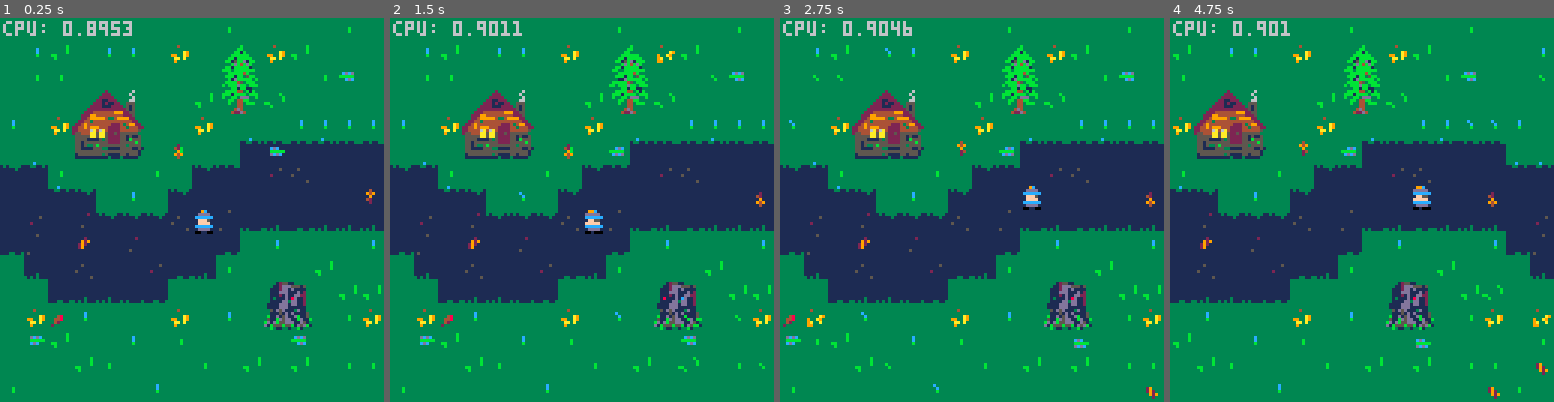
Above: before the commit, frames 1-4 (left to right).
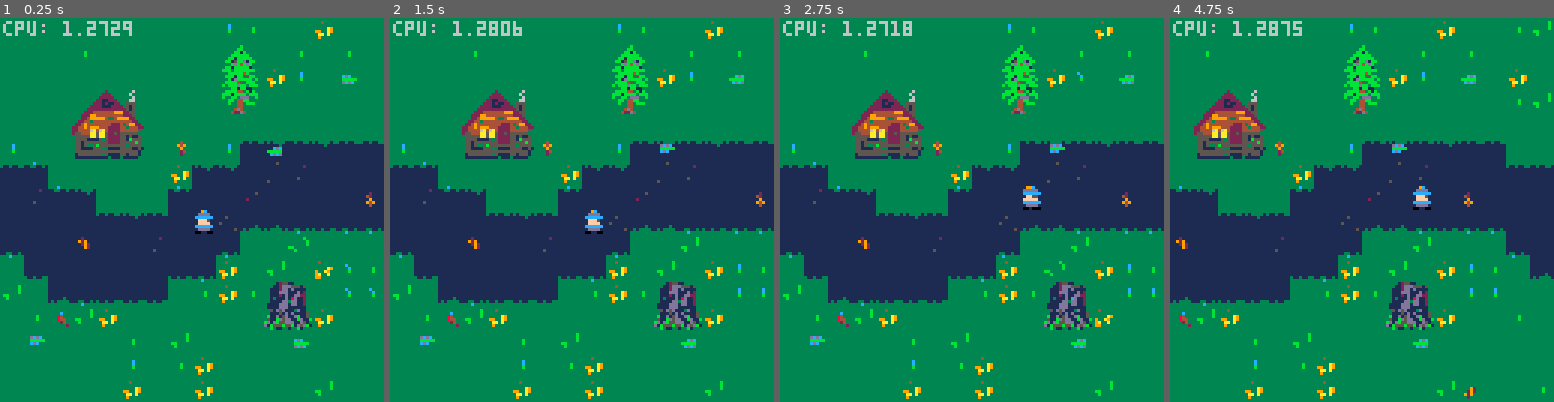
Above: after the commit, the same moments.

Repository: schoblaska/pico-8
Game: PICO-8 cartridge src/kaido.p8
Same seed, same stepped clock (60 frames per second), same inputs: the game is played once before the commit and once after it.
Inputs:
- Up to frame 1 (0.25 s): no input
- Up to frame 2 (1.5 s): tap X (X key) at 0.33, 1.07 s; tap O (Z key) at 0.7 s
- Up to frame 3 (2.75 s): hold Right 1.6-2.1 s; tap O (Z key) at 1.7, 2.1, 2.5 s; tap X (X key) at 1.85 s; hold Up 2.15-2.42 s; hold Right from 2.47 s (still down)
- Up to frame 4 (4.75 s): tap O (Z key) every 0.4 s from 2.9 to 4.5 s; tap X (X key) at 2.97, 4.08 s; release Right at 3.03 s; hold Left 3.08-3.58 s; hold Down 3.63-3.97 s; hold Right 4.02-4.68 s; hold Up from 4.73 s (still down)

The runs differ from the first frame. In frame 1, 4.3% of the frame differs, in the area x 0-100%, y 0-100%; in frame 2, 4.5%; in frame 3, 4.6%; in frame 4, 4.8%.

Commit message:
fill map noise

Diff:
--- a/src/kaido.p8
+++ b/src/kaido.p8
@@ -4,28 +4,34 @@
 
 -- kaido - by schoblaska
 -- music by gruber <3
---
 
 -- flags
 -- 0: tumbles (like a leaf)
 -- 1: sways (like grass)
 -- 2: overhangs (like a branch)
 -- 3: blocks (like a wall)
--- 4: grows (in grass)
--- 5: decorates path
--- 6: gusts (like wind)
+-- 4: is grass
+-- 5: is path
 
 function _init()
-  -- tweak btnp repeat delay
+  -- tweak btnp repeat delay (default: 4)
   poke(0x5f5d, 10)
 
-  mapwidth = 48
+  conf = {
+    mapwidth = 62,
+    grassfill = 20,
+    pathfill = 20
+  }
 
   sprites = {
     gust = 41,
     path = 32,
     grass = 16,
+    path_edges = { 33, 35, 37 },
+    path_fills = { 39, 40, 55, 56 },
+    grass_fills = { 1, 3, 5, 21 },
     leaves = {
+      -- TODO: store these as normal sprites and use spr instead of sspr?
       { x = 8, y = 8 },
       { x = 16, y = 8 },
       { x = 24, y = 8 },
@@ -36,6 +42,7 @@
 
   cam_offset = 0
 
+  -- TODO: store all these in a config table and make them percentages
   -- higher = slower wind
   windspeed = 50
   -- higher = fewer leaves
@@ -45,6 +52,8 @@
   -- higher = slower
   leafspeed = 50
 
+  fill_map()
+
   player = {
     x = 8,
     y = 8,
@@ -55,12 +64,13 @@
   gusts = {}
   leaves = {}
 
-  for n = 1, flr(mapwidth / 16) do
-    add(gusts, { x = flr(rnd(mapwidth)), speed = flr(rnd(10) + 3), mapx = flr(rnd(2) + 1) })
+  -- TODO: make more dynamic? gusts can change speed, die out, new gusts can start
+  for n = 1, flr(conf.mapwidth / 16) do
+    add(gusts, { x = flr(rnd(conf.mapwidth)), speed = flr(rnd(10) + 3), mapx = flr(rnd(2) + 1) })
   end
 
   -- TODO: replace with refresh_leaves()
-  for x = 0, mapwidth - 1 do
+  for x = 0, conf.mapwidth - 1 do
     for y = 0, 15 do
       if not fget(modmget(x, y), 3) and rnd(leafspawn / 6) < 1 then
         add(
@@ -76,13 +86,16 @@
     end
   end
 
-  -- music(39)
+  music(39)
 end
 
 function _update60()
+  local gusted = false
+
   for gust in all(gusts) do
     if rnd(windspeed) < gust.speed then
-      gust.x = (gust.x - 1) % mapwidth
+      gusted = true
+      gust.x = (gust.x - 1) % conf.mapwidth
     end
   end
 
@@ -106,12 +119,12 @@
   -- if cam_offset is greater than player.x, it means that the offset
   -- has "looped" around the map but the player has not
   -- subtracting mapwidth from cam_offset makes comparison easier
-  local mcam_offset = cam_offset > player.x and cam_offset - mapwidth or cam_offset
+  local mcam_offset = cam_offset > player.x and cam_offset - conf.mapwidth or cam_offset
 
   if mcam_offset + 5 > player.x then
-    cam_offset = (cam_offset - 1) % mapwidth
+    cam_offset = (cam_offset - 1) % conf.mapwidth
   elseif mcam_offset + 10 < player.x then
-    cam_offset = (cam_offset + 1) % mapwidth
+    cam_offset = (cam_offset + 1) % conf.mapwidth
   end
 
   update_leaves()
@@ -120,23 +133,22 @@
 function _draw()
   for x = 0, 15 do
     for y = 0, 15 do
-      local sprite = modmget(cam_offset + x, y)
-      local leaf = leaf_at(cam_offset + x, y)
+      local truex = cam_offset + x
+      local sprite = modmget(truex, y)
+      local leaf = leaf_at(truex, y) -- this lookup is ~50% of cpu usage
+
+      spr(sprites.grass, x * 8, y * 8)
 
       if fget(sprite, 5) then
         spr(sprites.path, x * 8, y * 8)
       end
 
-      if fget(sprite, 4) then
-        spr(sprites.grass, x * 8, y * 8)
-      end
-
-      if fget(sprite, 1) and is_gusting(x, y) then
-        spr(sprite + 1, x * 8, y * 8)
-      else
-        spr(sprite, x * 8, y * 8)
-      end
-
+      -- draw map sprite
+      local flip_path_edge = fget(sprite, 5) and not fget(modmget(truex, y + 1), 5)
+      local sway_offset = fget(sprite, 1) and is_gusting(x, y) and 1 or 0
+      spr(sprite + sway_offset, x * 8, y * 8, 1, 1, false, flip_path_edge)
+
+      -- draw leaf
       if leaf then
         sspr(
           leaf.sprite.x,
@@ -152,12 +164,14 @@
         )
       end
 
-      if player.x == (cam_offset + x) % mapwidth and player.y == y then
+      -- draw player
+      if player.x == truex % conf.mapwidth and player.y == y then
         palt(0, false)
         palt(11, true)
 
         if is_gusting(x, y) then
-          spr(sprites.player + 1, x * 8, y * 8, 1, 1, player.flip)
+          local offset = player.flip and 2 or 1
+          spr(sprites.player + offset, x * 8, y * 8, 1, 1, player.flip)
         else
           spr(sprites.player, x * 8, y * 8, 1, 1, player.flip)
         end
@@ -179,18 +193,41 @@
   print("cpu: " .. stat(1), 1, 1, 6)
 end
 
+function fill_map()
+  for x = 0, conf.mapwidth - 1 do
+    for y = 0, 15 do
+      if fget(modmget(x, y), 5) then
+        if not fget(modmget(x, y - 1), 5) or not fget(modmget(x, y + 1), 5) then
+          modmset(x, y, sample(sprites.path_edges))
+        elseif rnd(100) < conf.pathfill then
+          modmset(x, y, sample(sprites.path_fills))
+        end
+      end
+
+      if fget(modmget(x, y), 4) and rnd(100) < conf.grassfill then
+        modmset(x, y, sample(sprites.grass_fills))
+      end
+    end
+  end
+end
+
 function modmget(x, y)
-  local modx = x % mapwidth + 32
+  local modx = x % conf.mapwidth + 32
   return mget(modx, y)
 end
 
+function modmset(x, y, sprite)
+  local modx = x % conf.mapwidth + 32
+  return mset(modx, y, sprite)
+end
+
 function entity_move(self, dx, dy)
-  self.x = (self.x + dx) % mapwidth
+  self.x = (self.x + dx) % conf.mapwidth
   self.y += dy
 end
 
 function entity_at(entities, x, y)
-  local modx = x % mapwidth
+  local modx = x % conf.mapwidth
 
   for entity in all(entities) do
     if entity.x == modx and entity.y == y then
@@ -239,7 +276,7 @@
     return false
   elseif leaf_at(x, y) then
     return false
-  elseif player.x == x % mapwidth and player.y == y then
+  elseif player.x == x % conf.mapwidth and player.y == y then
     return false
   else
     return true
@@ -256,7 +293,7 @@
 
 function is_gusting(x, y)
   for gust in all(gusts) do
-    local mgustx = gust.x > x and gust.x - mapwidth or gust.x
+    local mgustx = gust.x > x and gust.x - conf.mapwidth or gust.x
 
     if x >= mgustx and x <= mgustx + 16 then
       local mapx = gust.mapx + x - mgustx
@@ -331,14 +368,14 @@
 11111111000000000000000000000000000000000000000000000000111111111111111100777700000000003333333433333334433333334333333300000000
 11111111000000000000000000000000000000000000000000000000111111511111111107000000000000003333334d3333334d433333334333333300000000
 11111111000000000000000000000000000000000000000000000000111111111111111100770000000000003333342233333422d4333333d433333300000000
-000000000000000000000000000000000000000000000000000000001111111111115111bbb9cbbbbb99cbbb0000000000000000000000000000000000000000
-000000000000000000000000000000000000000000000000000000001111121111111111bbddddbbbdddddbb0000000000000000000000000000000000000000
-000000000000000000000000000000000000000000000000000000001111111111111111bccccccbbccccccb0000000000000000000000000000000000000000
-000000000000000000000000000000000000000000000000000000001111111111111111bbfff5bbbbff55bb0000000000000000000000000000000000000000
-000000000000000000000000000000000000000000000000000000001111111111111111bbffffbbbfffffbb0000000000000000000000000000000000000000
-000000000000000000000000000000000000000000003000000300001115111111111111bccccccbbccccccb0000000000000000000000000000000000000000
-000000000003300300330033303000030300003330303000030300001111111115111111bbddddbbbbddddbb0000000000000000000000000000000000000000
-000000003333333333333333333333333333333333333333333333331111111111111111b00bb00bb00b000b0000000000000000000000000000000000000000
+000000000000000000000000000000000000000000000000000000001111111111115111bbb9cbbbbb99cbbbbbb99cbb00000000000000000000000000000000
+000000000000000000000000000000000000000000000000000000001111121111111111bbddddbbbdddddbbbbddddbb00000000000000000000000000000000
+000000000000000000000000000000000000000000000000000000001111111111111111bccccccbbccccccbbccccccc00000000000000000000000000000000
+000000000000000000000000000000000000000000000000000000001111111111111111bbfff5bbbbff55bbbbfff55b00000000000000000000000000000000
+000000000000000000000000000000000000000000000000000000001111111111111111bbffffbbbfffffbbbbbfffbb00000000000000000000000000000000
+000000000000000000000000000000000000000000003000000300001115111111111111bccccccbbccccccbbccccccb00000000000000000000000000000000
+000000000003300300330033303000030300003330303000030300001111111115111111bbddddbbbbddddbbbbdddddb00000000000000000000000000000000
+000000003333333333333333333333333333333333333333333333331111111111111111b00bb00bb00b000bb00bb00b00000000000000000000000000000000
 00000000000000000002000000020000000060000006000000000000000000000000000000000000000000000000000000000000000000000000000000000000
 00000000000000000022200000222000000600000000600000000000000000000000000000000000000000000000000000000000000000000000000000000000
 00000000000000000222220002222200000060000006000000000000000000000000000000000000000000000000000000000000000000000000000000000000
@@ -494,152 +531,152 @@
 
 
 __gff__
-001200120012000a000a001600160000000101010112000a000a00161616160000220022002200202040001a001a0000002200220022002020020000000000001600140016000000000000000000000008000a000800000000000000000000000a0008000800000000000000000000000a0a0a0a000000000000000000000000
+001200120012000a000a000600060000100101010112000a000a00061606160020220022002200202040000a000a0000002200220022002020020002000000000600040006000000000000000000000008000a000800000000000000000000000a0008000800000000000000000000000a0a0a0a000000000000000000000000
 0000000000000000000000000000000000000000000000000000000000000000000000000000000000000000000000000000000000000000000000000000000000000000000000000000000000000000000000000000000000000000000000000000000000000000000000000000000000000000000000000000000000000000
 __map__
-0000000000000000000000290000000000000000000029290029000000000000101010101010101010051010101005101010101010101010100510101010051010101010101010101005101010100510000000000000000000000000000000000000000000000000000000000000000000000000000000000000000000000000
-00000000000000000000292900000000000000000000290029290000000000001015011015151003100b0d03011010101015011003030310100b0d03011010101015010303031010100b0d0301101010000000000000000000000000000000000000000000000000000000000000000000000000000000000000000000000000
-00000000000000292929000000000000000000000029290029000000000000001005051010101010101b1d10100515101005051010100310101b1d10100515101005051010031010101b1d1010051510000000000000000000000000000000000000000000000000000000000000000000000000000000000000000000000000
-00000000000000290000000000000000000000000029000029000000000000001010104042441010012b2d02101010101010101003030310102b2d02101010101010100303031010012b2d0210101010000000000000000000000000000000000000000000000000000000000000000000000000000000000000000000000000
-0000000000002929000000000000000000000000002900002900000000000000151003505254101003101010151515151510101003101010101010102123252115101010100310101010101021232521000000000000000000000000000000000000000000000000000000000000000000000000000000000000000000000000
-0000000000292900000000000000000000000000292900002900000000000000101010606264100510102523232523231010101003030310101025232020382010101003030310051010252320203820000000000000000000000000000000000000000000000000000000000000000000000000000000000000000000000000
-0000000000290000000000000000000000000000290000292900000000000000212505101010051021232028272020202525051010101010212320282720202021250510101005102123202827202020000000000000000000000000000000000000000000000000000000000000000000000000000000000000000000000000
-0000000029290000000000000000000000000000290000290000000000000000202025211015102120202020202020202020252110101021202020202020313320202521101510212020202020203133000000000000000000000000000000000000000000000000000000000000000000000000000000000000000000000000
-0000000029000000000000000000000000000000290000290000000000000000202820372121212720383335313535352028203721212127203833353135101020282037212121272038333531351010000000000000000000000000000000000000000000000000000000000000000000000000000000000000000000000000
-0000000029292900000000000000000000000000002900290000000000000000313820202037202020311015101010153138202020372020203110151010101531382020203720202031101510101015000000000000000000000000000000000000000000000000000000000000000000000000000000000000000000000000
-0000000000002929000000000000000000000000002900002900000000000000103520272020283135051010100110101035202720202831350510101001101010352027202028313505101010011010000000000000000000000000000000000000000000000000000000000000000000000000000000000000000000000000
-0000000000000029290000000000000000000000002900002900000000000000101031353533311010101007091001011010313535333110101010070910010110103135353331101010100709100101000000000000000000000000000000000000000000000000000000000000000000000000000000000000000000000000
-0000000000000000292929000000000000000000002929002929000000000000100310151010100310151017191005031003101510101003101510171910050310031015101010031015101719100503000000000000000000000000000000000000000000000000000000000000000000000000000000000000000000000000
-0000000000000000000029290000000000000000000029290029000000000000100501101015100510101010101010101005011010151005101010101010101010050110101510051010101010101010000000000000000000000000000000000000000000000000000000000000000000000000000000000000000000000000
-0000000000000000000000292929000000000000000000290029290000000000101010010510101005100110011005051010100105101010051001100110050510101001051010100510011001100505000000000000000000000000000000000000000000000000000000000000000000000000000000000000000000000000
-0000000000000000000000000029290000000000000000290000290000000000051010101010151010101010101010100510101010101510101010101010101005101010101015101010101010101010000000000000000000000000000000000000000000000000000000000000000000000000000000000000000000000000
-…(130 lines of a section not shown)…
+0000000000000000000000290000000000000000000029290029000000000000101010101010101010101010101010101010101010101010101010101010101010101010101010101010101010101010101010101010101010101010101010100000000000000000000000000000000000000000000000000000000000000000
+00000000000000000000292900000000000000000000290029290000000000001010101010101010100b0d10101010101010101010101010100b0d10101010101010101010101010100b0d10101010101010101010101010100b0d10101010100000000000000000000000000000000000000000000000000000000000000000
+00000000000000292929000000000000000000000029290029000000000000001010101010101010101b1d10101010101010101010101010101b1d10101010101010101010101010101b1d10101010101010101010101010101b1d10101010100000000000000000000000000000000000000000000000000000000000000000
+00000000000000290000000000000000000000000029000029000000000000001010104042441010102b2d10101010101010101010101010102b2d10101010101010101010101010102b2d10101010202020202020202010102b2d10101010100000000000000000000000000000000000000000000000000000000000000000
+0000000000002929000000000000000000000000002900002900000000000000101010505254101010101010101010101010101010101010101010102020201010101010101010101010101020202020202020202020202020101020202020200000000000000000000000000000000000000000000000000000000000000000
+0000000000292900000000000000000000000000292900002900000000000000101010606264101010102020202020201010101010101010101020202020202020101010101010101010202020202020202020202020202020202020202020200000000000000000000000000000000000000000000000000000000000000000
+0000000000290000000000000000000000000000290000292900000000000000202010101010101020202020202020202020101010101010202020202020202020201010101010102020202020202020202010101010202020202020202020200000000000000000000000000000000000000000000000000000000000000000
+0000000029290000000000000000000000000000290000290000000000000000202020201010102020202020202020202020202010101020202020202020202020202020101010202020202020202020202020101010102020202020202020200000000000000000000000000000000000000000000000000000000000000000
+0000000029000000000000000000000000000000290000290000000000000000202020202020202020202020202020202020202020202020202020201010102020202020202020202020202010101020202020202020202020201010101010100000000000000000000000000000000000000000000000000000000000000000
+0000000029292900000000000000000000000000002900290000000000000000202020202020202020201010101010102020202020202020202010101010101020202020202020202020101010101010202020202020202020201010101010100000000000000000000000000000000000000000000000000000000000000000
+0000000000002929000000000000000000000000002900002900000000000000102020202020202020101010101010101020202020202020201010101010101010202020202020202010101010101010102020202020202020101010101010100000000000000000000000000000000000000000000000000000000000000000
+0000000000000029290000000000000000000000002900002900000000000000101020202020201010101007091010101010202020202010101010070910101010101010202020101010100709101010101010101010101010101007091010100000000000000000000000000000000000000000000000000000000000000000
+0000000000000000292929000000000000000000002929002929000000000000101010101010101010101017191010101010101010101010101010171910101010101010101010101010101719101010101010101010101010101017191010100000000000000000000000000000000000000000000000000000000000000000
+0000000000000000000029290000000000000000000029290029000000000000101010101010101010101010101010101010101010101010101010101010101010101010101010101010101010101010101010101010101010101010101010100000000000000000000000000000000000000000000000000000000000000000
+0000000000000000000000292929000000000000000000290029290000000000101010101010101010101010101010101010101010101010101010101010101010101010101010101010101010101010101010101010101010101010101010100000000000000000000000000000000000000000000000000000000000000000
+0000000000000000000000000029290000000000000000290000290000000000101010101010101010101010101010101010101010101010101010101010101010101010101010101010101010101010101010101010101010101010101010100000000000000000000000000000000000000000000000000000000000000000
+…(130 lines of a section not shown)…
